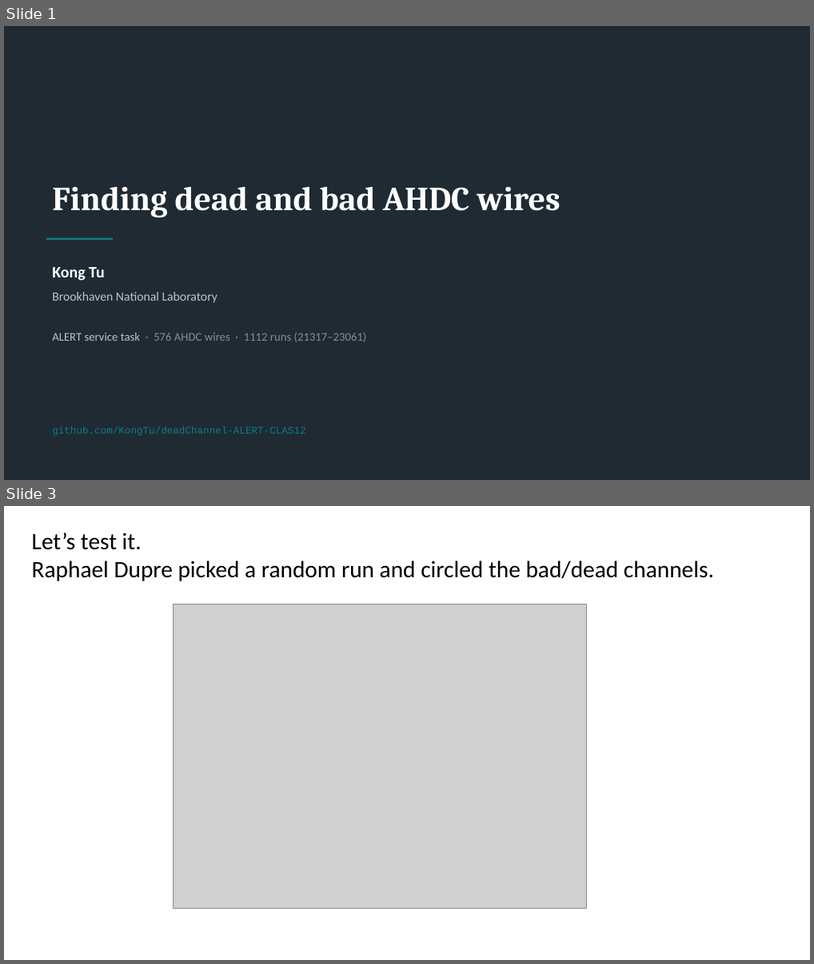
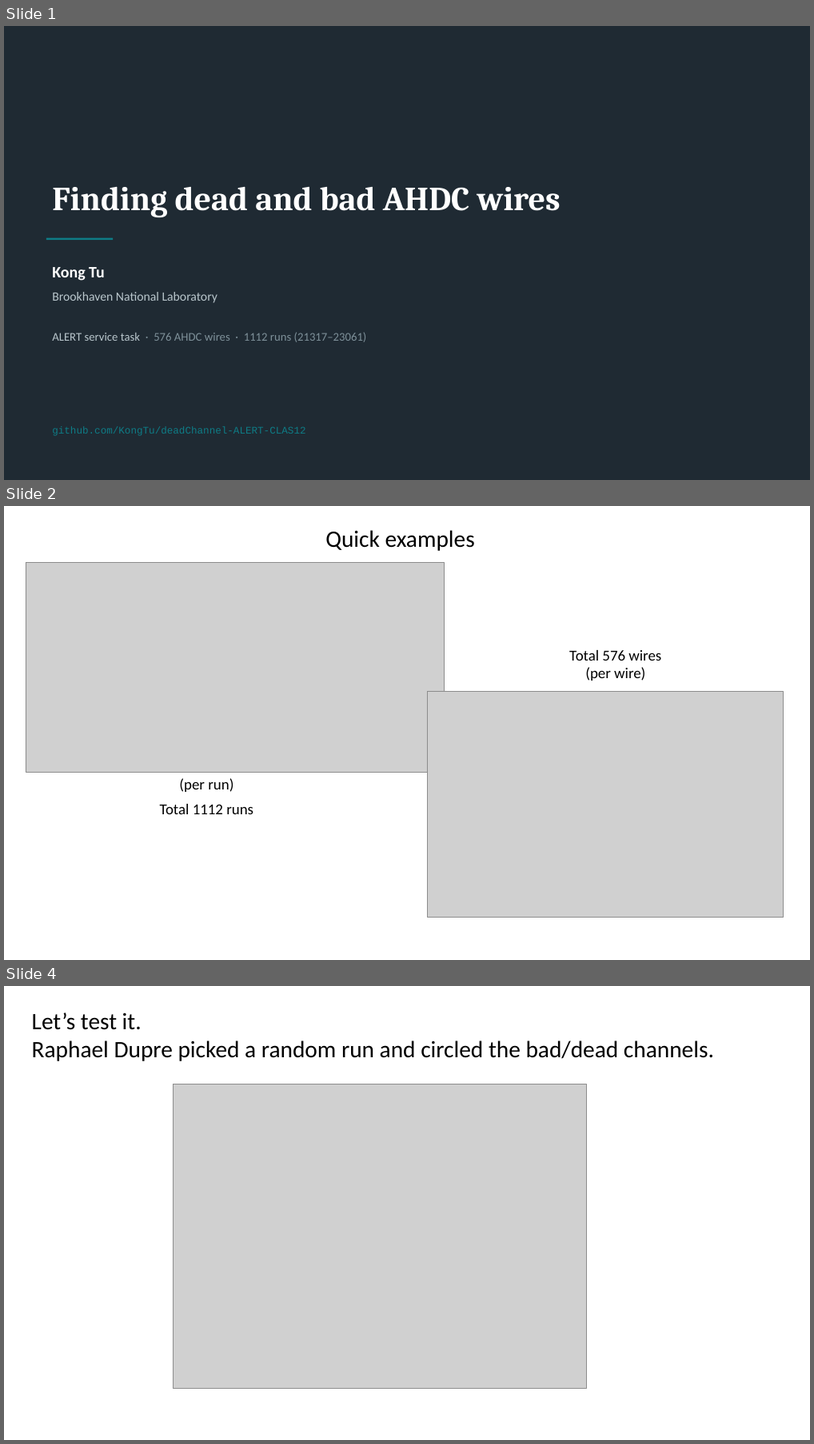
Before and after one commit to KongTu/deadChannel-ALERT-CLAS12, a slide deck: ahdc_dead_channels_kong.pptx. Shown one above the other, each under a label of ours: slides 1 and 3 before the commit, slides 1, 2 and 4 after it; the slides between them are not shown. The pictures are 814x964 and 814x1444 pixels, drawn with LibreOffice and Linux fonts; fonts in the diff are those of the drawing; grey boxes stand for pictures. Boxes give left, top, right and bottom in pixels: in the first picture for what was removed or moved away, otherwise in the second. Text is boxed around its words. In the diff, an @@ line names an element or a change of style, - is before the commit and + after.

```diff
--- a/ahdc_dead_channels_kong.pptx
+++ b/ahdc_dead_channels_kong.pptx
@@ slide 2 added at box(4, 506, 810, 960), background #FFFFFF @@
@@ text added at box(326, 530, 475, 551), 28 pt, text #000000 @@
+Quick examples
@@ picture added at box(26, 562, 445, 772) @@
@@ text added at box(570, 650, 662, 660), 18 pt, text #000000 @@
+Total 576 wires
@@ text added at box(586, 667, 646, 680), 18 pt, text #000000 @@
+(per wire)
@@ picture added at box(428, 691, 784, 917) @@
@@ text added at box(179, 778, 234, 792), 18 pt, text #000000 @@
+(per run)
@@ text added at box(160, 804, 254, 814), 18 pt, text #000000 @@
+Total 1112 runs
@@ what was slide 3 is now slide 4 @@
```
Also in this commit, not shown: 4 slides changed, 1 other slide added.
